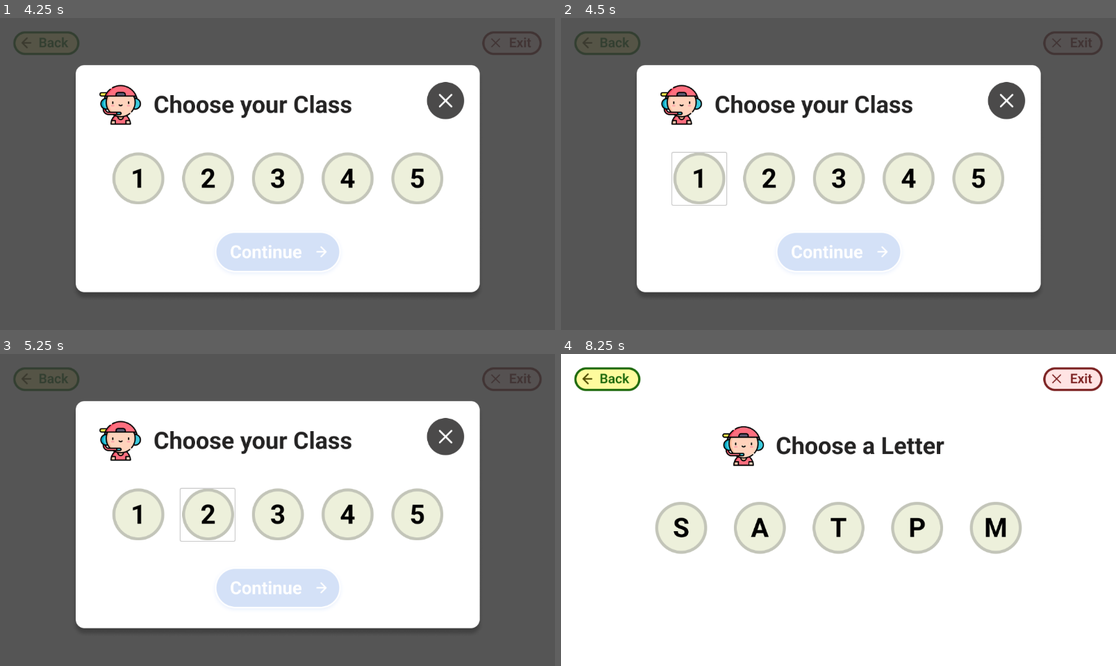
Above: before the commit, frames 1-4 (two rows, left to right).
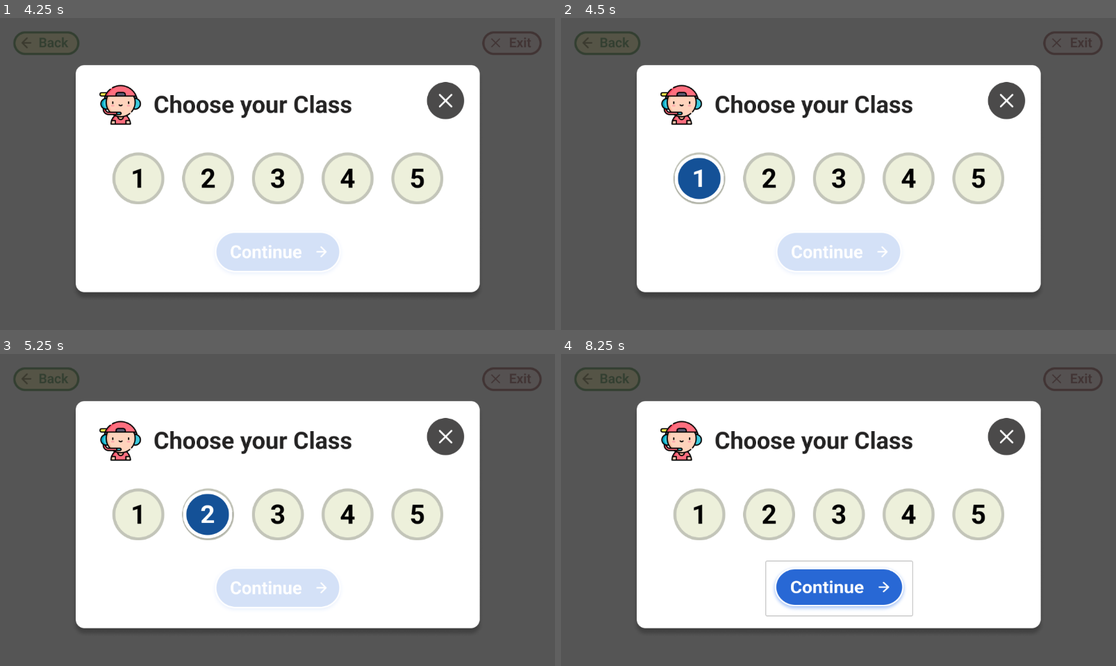
Above: after the commit, the same moments.

Repository: infernodragon456/ICCSR-Game-for-RaspberryPI
Game: Godot game, scene res://scenes/main_menu.tscn
Same seed, same stepped clock (60 frames per second), same inputs: the game is played once before the commit and once after it.
Inputs (mouse positions are in pixels of both pictures, inside the frame that each line leads up to):
- Up to frame 1 (4.25 s): click (277, 174) at 0.5 s; click (516, 42) at 1.25 s; click (277, 174) at 2 s; click (371, 180) at 2.75 s; click (183, 180) at 3.5 s
- Up to frame 2 (4.5 s): click (699, 180) at 4.25 s
- Up to frame 3 (5.25 s): click (205, 516) at 5 s
- Up to frame 4 (8.25 s): click (838, 516) at 5.75 s; click (910, 516) at 6.5 s; click (977, 516) at 7.25 s; click (838, 588) at 8.02 s

Frame 1 is identical in both runs. In frame 2, 1.2% of the frame differs, in the area x 19-30%, y 42-61%; in frame 3, 1.2%; in frame 4, 60%, in the area x 0-100%, y 0-100%.

Commit message:
add continue button in choose_class

Diff:
--- a/scenes/choose_class.tscn
+++ b/scenes/choose_class.tscn
@@ -7,9 +7,14 @@
 [ext_resource type="Texture2D" uid="uid://b446ylt7ig4wa" path="res://assets/3.png" id="5_0g7jj"]
 [ext_resource type="Texture2D" uid="uid://brbjmlo0gta5h" path="res://assets/4.png" id="6_m3xh3"]
 [ext_resource type="Texture2D" uid="uid://b0r30a16uhmyb" path="res://assets/5.png" id="7_e0gif"]
+[ext_resource type="Texture2D" uid="uid://csripgjgxokp" path="res://assets/continue_class.png" id="8_hunki"]
+[ext_resource type="Script" path="res://scripts/continue.gd" id="9_dhdv7"]
 
 [sub_resource type="StyleBoxTexture" id="StyleBoxTexture_7uvk5"]
 texture = ExtResource("1_3je1o")
+
+[sub_resource type="StyleBoxTexture" id="StyleBoxTexture_i2ns7"]
+texture = ExtResource("3_y544i")
 
 [sub_resource type="StyleBoxEmpty" id="StyleBoxEmpty_cr6xk"]
 
@@ -18,17 +23,40 @@
 
 [sub_resource type="StyleBoxEmpty" id="StyleBoxEmpty_541mk"]
 
+[sub_resource type="StyleBoxTexture" id="StyleBoxTexture_fhfxb"]
+texture = ExtResource("4_166yh")
+
 [sub_resource type="StyleBoxTexture" id="StyleBoxTexture_iqocf"]
 texture = ExtResource("4_166yh")
+
+[sub_resource type="StyleBoxTexture" id="StyleBoxTexture_prepj"]
+texture = ExtResource("5_0g7jj")
 
 [sub_resource type="StyleBoxTexture" id="StyleBoxTexture_q0r1b"]
 texture = ExtResource("5_0g7jj")
 
+[sub_resource type="StyleBoxTexture" id="StyleBoxTexture_ac7fp"]
+texture = ExtResource("6_m3xh3")
+
 [sub_resource type="StyleBoxTexture" id="StyleBoxTexture_q6vw1"]
 texture = ExtResource("6_m3xh3")
 
+[sub_resource type="StyleBoxTexture" id="StyleBoxTexture_nqbua"]
+texture = ExtResource("7_e0gif")
+
 [sub_resource type="StyleBoxTexture" id="StyleBoxTexture_3364m"]
 texture = ExtResource("7_e0gif")
+
+[sub_resource type="StyleBoxEmpty" id="StyleBoxEmpty_y08ku"]
+
+[sub_resource type="StyleBoxTexture" id="StyleBoxTexture_mmqem"]
+texture = ExtResource("8_hunki")
+
+[sub_resource type="StyleBoxTexture" id="StyleBoxTexture_ytj7f"]
+texture = ExtResource("8_hunki")
+
+[sub_resource type="StyleBoxTexture" id="StyleBoxTexture_ncybi"]
+texture = ExtResource("8_hunki")
 
 [node name="ChooseClass" type="Control"]
 layout_mode = 3
@@ -55,6 +83,7 @@
 anchor_bottom = 0.598765
 offset_right = 0.0
 offset_bottom = 0.0
+theme_override_styles/focus = SubResource("StyleBoxTexture_i2ns7")
 theme_override_styles/hover = SubResource("StyleBoxEmpty_cr6xk")
 theme_override_styles/pressed = SubResource("StyleBoxTexture_uqe4r")
 theme_override_styles/normal = SubResource("StyleBoxEmpty_541mk")
@@ -68,6 +97,7 @@
 anchor_bottom = 0.598765
 offset_right = 0.0
 offset_bottom = 0.0
+theme_override_styles/focus = SubResource("StyleBoxTexture_fhfxb")
 theme_override_styles/hover = SubResource("StyleBoxEmpty_cr6xk")
 theme_override_styles/pressed = SubResource("StyleBoxTexture_iqocf")
 theme_override_styles/normal = SubResource("StyleBoxEmpty_541mk")
@@ -81,6 +111,7 @@
 anchor_bottom = 0.598765
 offset_right = 0.0
 offset_bottom = 0.0
+theme_override_styles/focus = SubResource("StyleBoxTexture_prepj")
 theme_override_styles/hover = SubResource("StyleBoxEmpty_cr6xk")
 theme_override_styles/pressed = SubResource("StyleBoxTexture_q0r1b")
 theme_override_styles/normal = SubResource("StyleBoxEmpty_541mk")
@@ -94,6 +125,7 @@
 anchor_bottom = 0.598765
 offset_right = 0.0
 offset_bottom = 0.0
+theme_override_styles/focus = SubResource("StyleBoxTexture_ac7fp")
 theme_override_styles/hover = SubResource("StyleBoxEmpty_cr6xk")
 theme_override_styles/pressed = SubResource("StyleBoxTexture_q6vw1")
 theme_override_styles/normal = SubResource("StyleBoxEmpty_541mk")
@@ -107,7 +139,31 @@
 anchor_bottom = 0.598765
 offset_right = 0.0
 offset_bottom = 0.0
+theme_override_styles/focus = SubResource("StyleBoxTexture_nqbua")
 theme_override_styles/hover = SubResource("StyleBoxEmpty_cr6xk")
 theme_override_styles/pressed = SubResource("StyleBoxTexture_3364m")
 theme_override_styles/normal = SubResource("StyleBoxEmpty_541mk")
 metadata/_edit_use_anchors_ = true
+
+[node name="Continue" type="Button" parent="."]
+layout_mode = 1
+anchors_preset = -1
+anchor_left = 0.369792
+anchor_top = 0.665123
+anchor_right = 0.632813
+anchor_bottom = 0.837963
+grow_horizontal = 2
+grow_vertical = 2
+theme_override_styles/disabled = SubResource("StyleBoxEmpty_y08ku")
+theme_override_styles/hover = SubResource("StyleBoxTexture_mmqem")
+theme_override_styles/pressed = SubResource("StyleBoxTexture_ytj7f")
+theme_override_styles/normal = SubResource("StyleBoxTexture_ncybi")
+disabled = true
+script = ExtResource("9_dhdv7")
+metadata/_edit_use_anchors_ = true
+
+[connection signal="pressed" from="Button1" to="Continue" method="_on_button_1_pressed"]
+[connection signal="pressed" from="Button2" to="Continue" method="_on_button_2_pressed"]
+[connection signal="pressed" from="Button3" to="Continue" method="_on_button_3_pressed"]
+[connection signal="pressed" from="Button4" to="Continue" method="_on_button_4_pressed"]
+[connection signal="pressed" from="Button5" to="Continue" method="_on_button_5_pressed"]
--- a/scripts/class_button.gd
+++ b/scripts/class_button.gd
@@ -23,6 +23,6 @@
 			print("Button4 was pressed")
 		"Button5":
 			print("Button5 was pressed")
-			get_tree().change_scene_to_file("res://scenes/choose_letter.tscn")
+			#get_tree().change_scene_to_file("res://scenes/choose_letter.tscn")
 		_:
 			print("Unknown button pressed: ", name)
--- /dev/null
+++ b/scripts/continue.gd
@@ -0,0 +1,43 @@
+extends Button
+
+
+# Called when the node enters the scene tree for the first time.
+func _ready() -> void:
+	pass # Replace with function body.
+
+
+# Called every frame. 'delta' is the elapsed time since the previous frame.
+func _process(delta: float) -> void:
+	pass
+
+
+func _on_button_5_pressed() -> void:
+	var continue_button = get_node("../Continue")  # Adjust the path if needed
+	continue_button.disabled = false
+	print(continue_button)
+
+
+
+
+func _on_button_4_pressed() -> void:
+	var continue_button = get_node("../Continue")  # Adjust the path if needed
+	continue_button.disabled = true
+	pass # Replace with function body.
+
+
+func _on_button_3_pressed() -> void:
+	var continue_button = get_node("../Continue")  # Adjust the path if needed
+	continue_button.disabled = true
+	pass # Replace with function body.
+
+
+func _on_button_2_pressed() -> void:
+	var continue_button = get_node("../Continue")  # Adjust the path if needed
+	continue_button.disabled = true
+	pass # Replace with function body.
+
+
+func _on_button_1_pressed() -> void:
+	var continue_button = get_node("../Continue")  # Adjust the path if needed
+	continue_button.disabled = true
+	pass # Replace with function body.
Binary file added: assets/continue_class.png
Not shown, added: assets/continue_class.png.import
Not shown: 1 places in scenes/choose_class.tscn that only renumber resources
